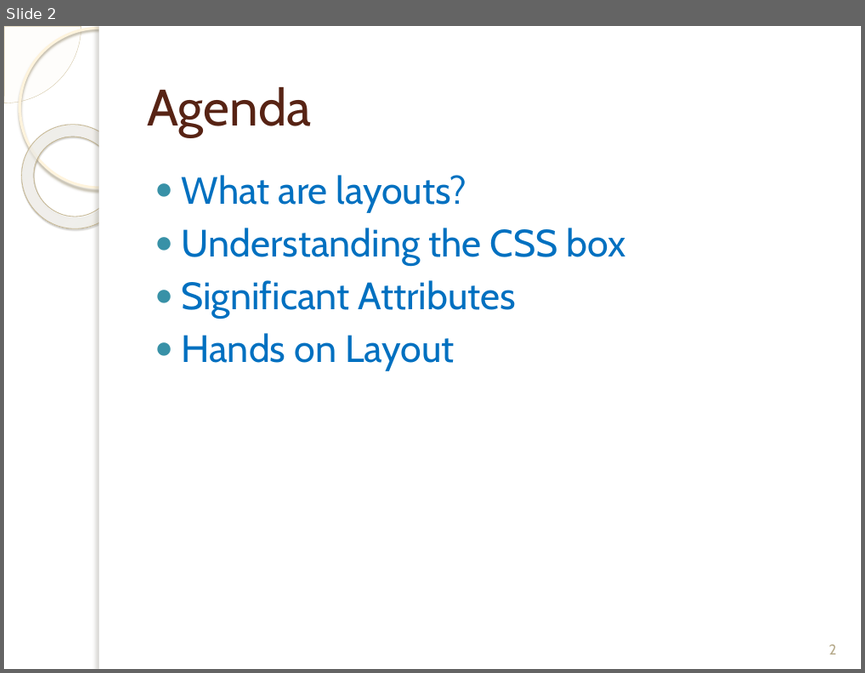
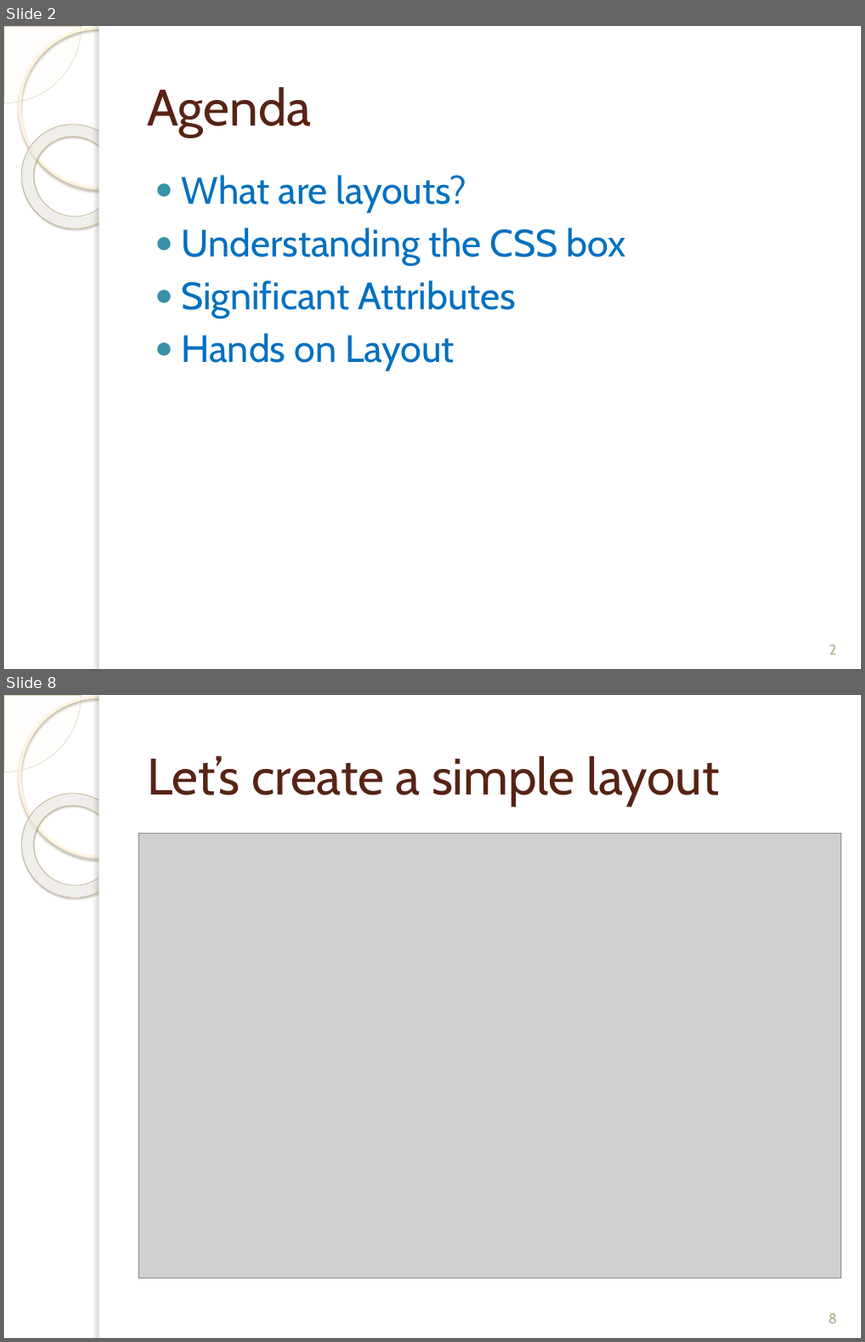
Before and after one commit to fernandozamoraj/html-tuts, a slide deck: Intro to Web Development Part 4 CSS Layouts.pptx. Shown one above the other, each under a label of ours: slide 2 before the commit, slides 2 and 8 after it; the slides between them are not shown. The pictures are 865x673 and 865x1342 pixels, drawn with LibreOffice and Linux fonts; fonts in the diff are those of the drawing; grey boxes stand for pictures; background and template pictures are left out. Boxes give left, top, right and bottom in pixels: in the first picture for what was removed or moved away, otherwise in the second. Text is boxed around its words. In the diff, an @@ line names an element or a change of style, - is before the commit and + after.

```diff
--- a/Intro to Web Development Part 4 CSS Layouts.pptx
+++ b/Intro to Web Development Part 4 CSS Layouts.pptx
@@ slide 8 added at [4, 695, 861, 1338], background picture (left out); not listed: 5 template elements that a slide beside it also shows @@
@@ title added at [147, 756, 719, 805], 43 pt, text #572314 @@
+Let’s create a simple layout
@@ picture added at [138, 833, 841, 1277] @@
@@ page number added at [828, 1313, 837, 1323], 12 pt, text #B6A98A @@
+8
```
Also in this commit, not shown: 1 slide changed, 5 other slides added, 9 other files.
